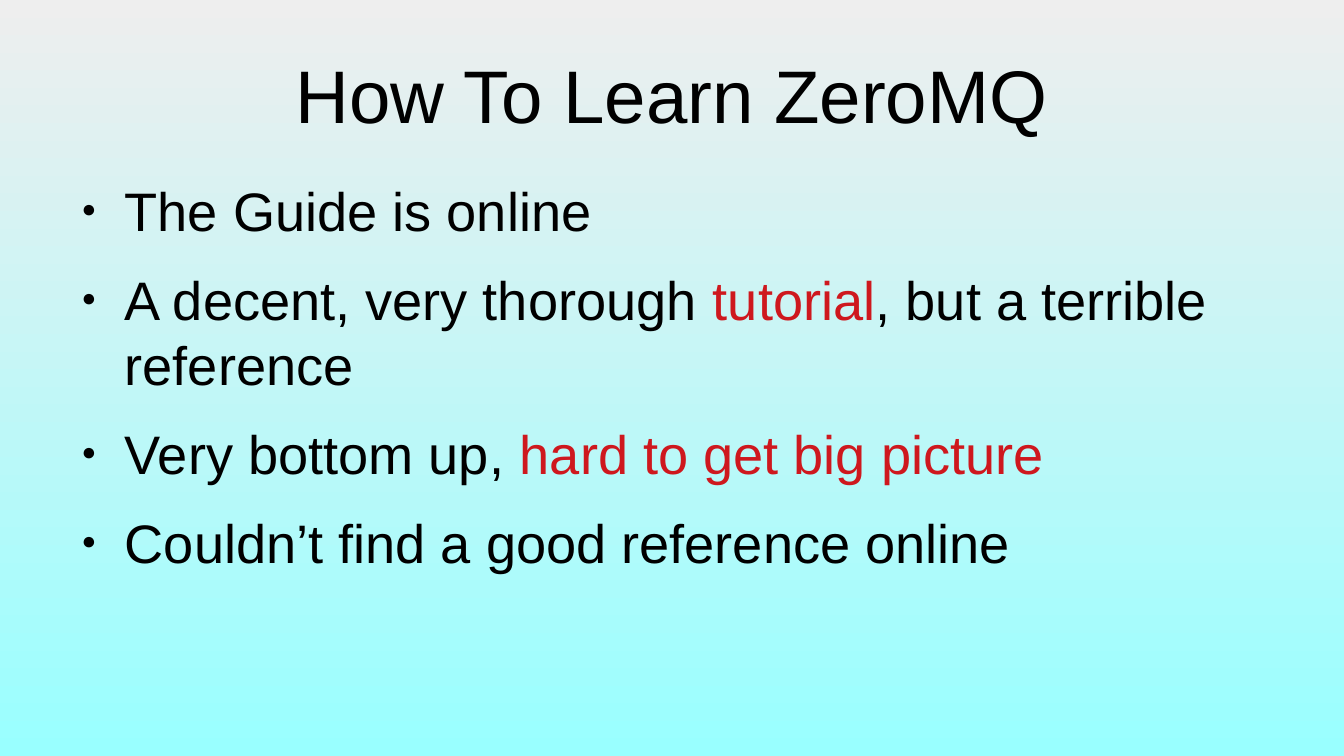
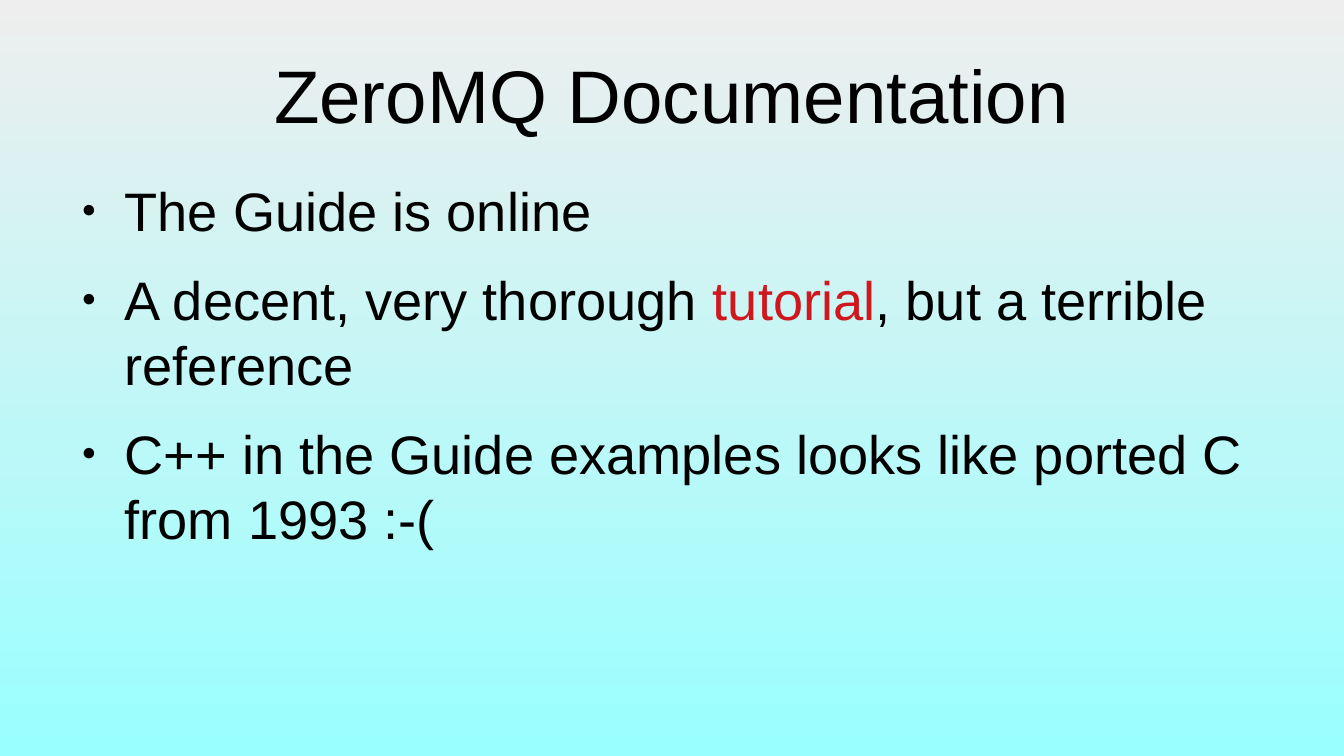
Before and after one commit to dllaurence/zeromq-presentation, a slide deck: slide 6 of presentation.odp. Drawn at 1344x756 pixels with LibreOffice and Linux fonts; fonts in the diff are those of the drawing. Boxes give left, top, right and bottom in pixels: in the first picture for what was removed or moved away, otherwise in the second. Text is boxed around its words. In the diff, an @@ line names an element or a change of style, - is before the commit and + after.

```diff
--- a/presentation.odp
+++ b/presentation.odp
@@ title at (274,69,1069,137): text changed @@
-How To Learn ZeroMQ
+ZeroMQ Documentation
@@ text at (125,434,1241,540): text changed @@
-● Very bottom up, hard to get big picture
-● Couldn’t find a good reference online
+● C++ in the Guide examples looks like ported C from 1993 :-(
```
Also in this commit, not shown: 16 other slides changed, 10 slides added, 3 slides removed, 10 other files.
